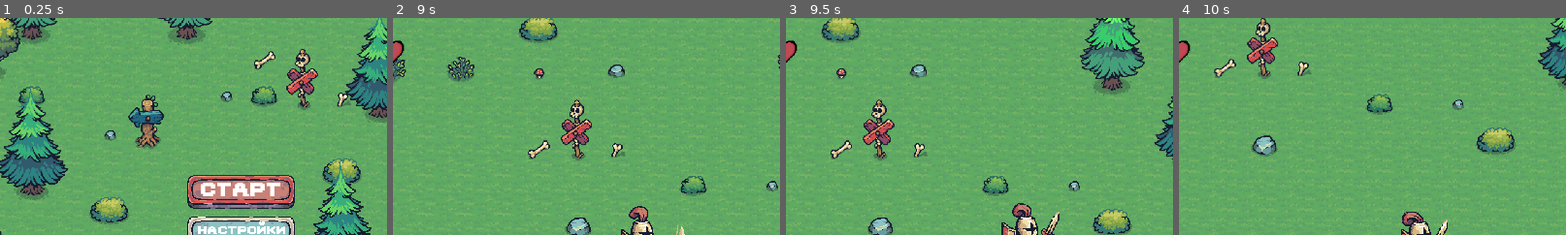
Above: before the commit, frames 1-4 (left to right).
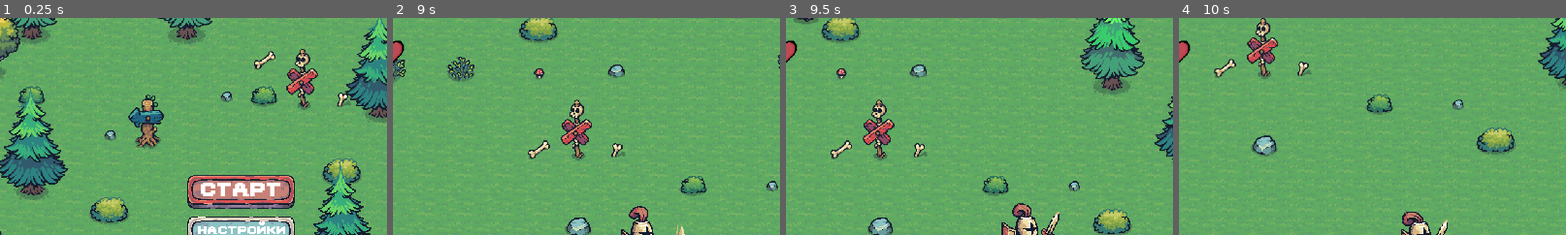
Above: after the commit, the same moments.

Repository: darkicestormteam/Fgame
Game: Godot game, scene res://scenes/mainmenu.tscn
The game is run twice, just before and just after one commit, with the same random seed, the same clock (stepped at 60 frames per second) and the same inputs.
Inputs (mouse positions are % of the whole screen's width and height, from its top left):
- Up to frame 1 (0.25 s): no input
- Up to frame 2 (9 s): click "старт" at 0.5 s; click "старт" at 1.25 s; tap Enter (ui_accept) at 2, 2.27, 3.02, 4.25, 4.52, 5.27, 6.02, 7.52, 8.27 s; move the mouse to (72, 45) at 2.02 s; hold D (move_right) 2.03-2.78 s; tap Space every 0.75 s from 2.1 to 8.85 s; move the mouse to (30, 55) at 2.77 s; hold S (move_down) 2.78-3.53 s; move the mouse to (60, 28) at 3.52 s; hold D (move_right) 3.53-4.28 s; move the mouse to (45, 70) at 4.27 s; hold W (move_up) 4.28-5.03 s; move the mouse to (80, 65) at 5.02 s; hold A (move_left) 5.03-6.53 s; move the mouse to (20, 35) at 5.77 s; move the mouse to (55, 50) at 6.52 s; hold S (move_down) 6.53-7.28 s; move the mouse to (35, 25) at 7.27 s; hold D (move_right) 7.28-8.03 s; move the mouse to (72, 45) at 8.02 s; hold W (move_up) 8.03-8.78 s; move the mouse to (30, 55) at 8.77 s; hold D (move_right) from 8.78 s (still down)
- Up to frame 3 (9.5 s): keep holding D (move_right); tap Enter (ui_accept) at 9.02 s
- Up to frame 4 (10 s): move the mouse to (60, 28) at 9.52 s; release D (move_right) at 9.53 s; hold S (move_down) from 9.53 s (still down); tap Space at 9.6 s
The pictures show only the part of the screen within x 19-69%, y 0-50%; the shares and areas given below are measured in that part.

Frames 1-2 are identical in both runs. In frame 3, 0.1% of the frame differs, in the area x 2-9%, y 0-3%; in frame 4, nothing differs.

Commit message:
update branch

Diff:
--- a/scenes/enemy.tscn
+++ b/scenes/enemy.tscn
@@ -226,9 +226,9 @@
 position = Vector2(0, 16)
 shape = SubResource("CapsuleShape2D_7p1mj")
 
-[node name="KillZone" parent="." groups=["Enemy"] instance=ExtResource("3_4ra3w")]
-
-[node name="CollisionShape2D" parent="KillZone" index="0" groups=["Enemy"]]
+[node name="KillZone" parent="." instance=ExtResource("3_4ra3w")]
+
+[node name="CollisionShape2D" parent="KillZone" index="0"]
 position = Vector2(0, 16)
 shape = SubResource("CapsuleShape2D_5uy6h")
 
Not shown, changed: .gitignore
